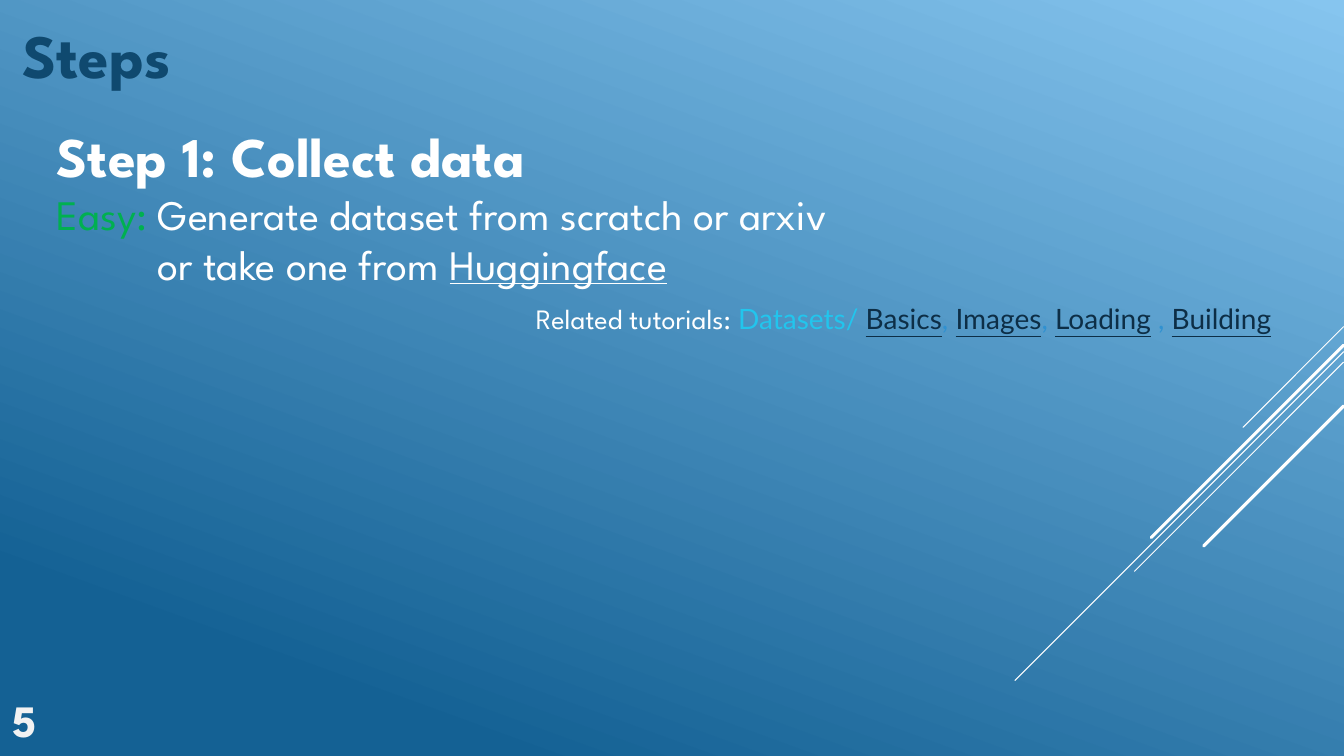
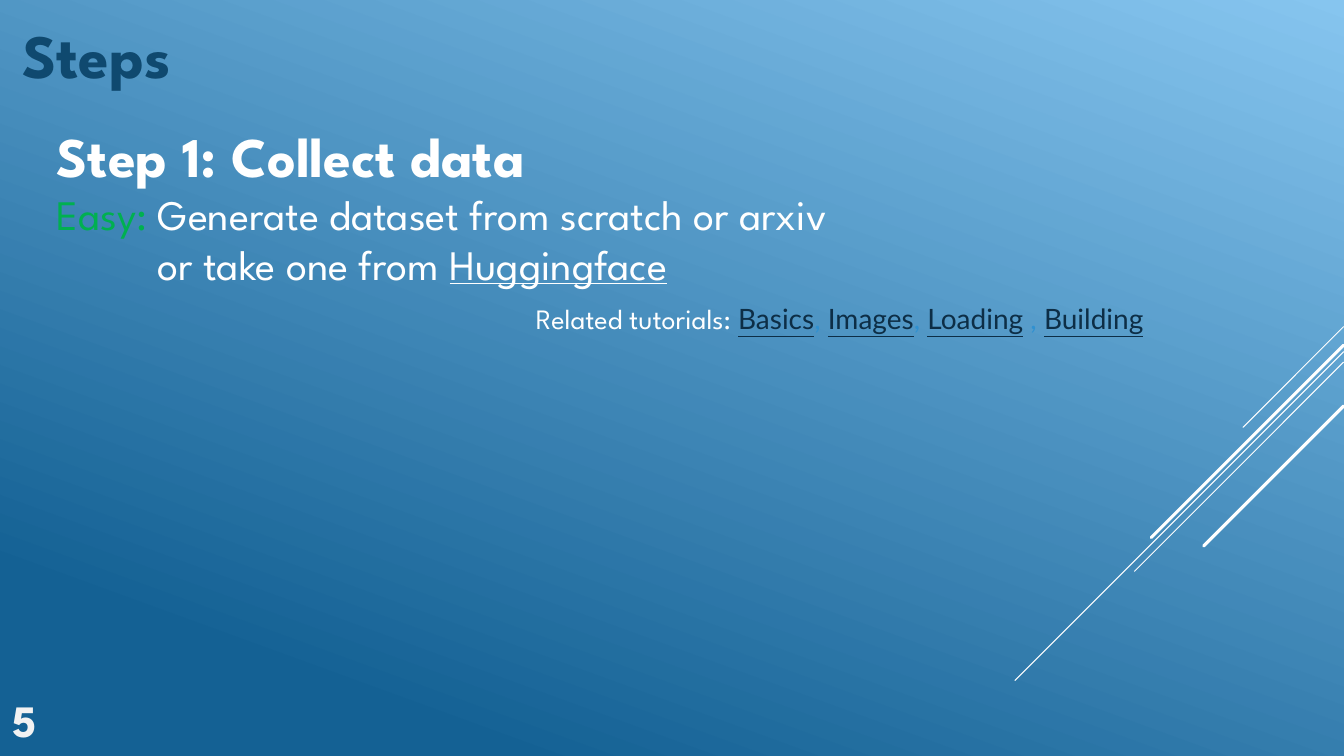
Before and after one commit to GeckSpy/IPdf2Latex, a slide deck: slide 6 of Presentation/Final presentation anim.pptx. Drawn at 1344x756 pixels with LibreOffice and Linux fonts; fonts in the diff are those of the drawing. Boxes give left, top, right and bottom in pixels: in the first picture for what was removed or moved away, otherwise in the second. Text is boxed around its words. In the diff, an @@ line names an element or a change of style, - is before the commit and + after.

```diff
--- a/Presentation/Final presentation anim.pptx
+++ b/Presentation/Final presentation anim.pptx
@@ text at [536,308,1143,334]: text changed @@
-Related tutorials: Datasets/ Basics, Images, Loading , Building
+Related tutorials: Basics, Images, Loading , Building
```
Also in this commit, not shown: 9 other slides changed, 1 slide added, 2 other files.
